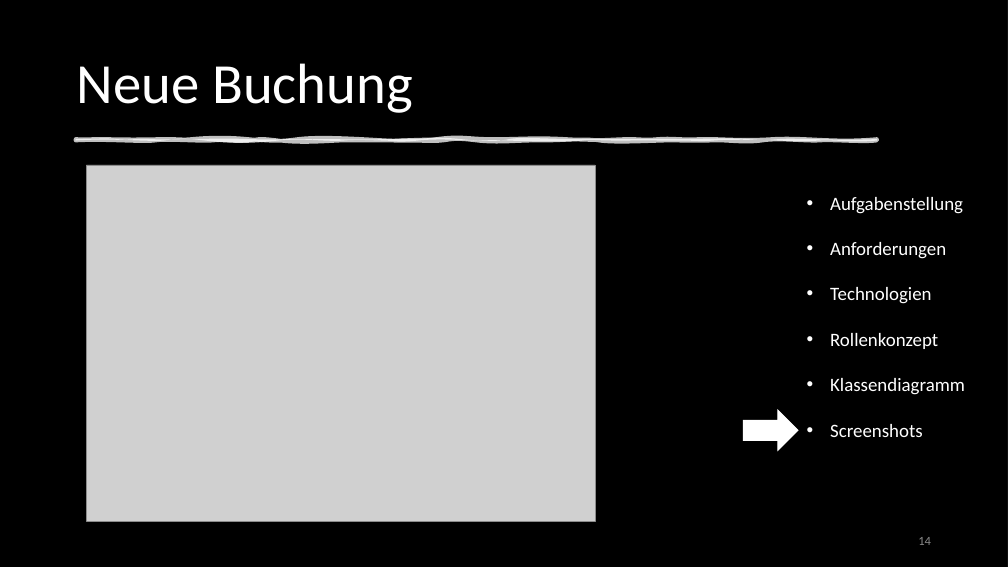
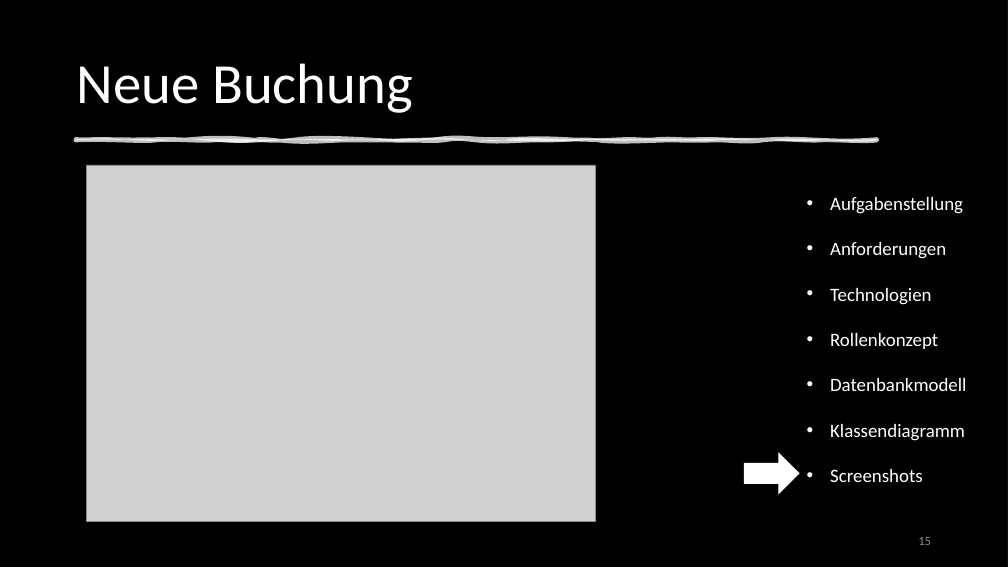
Before and after one commit to DennisWandschura/Profitabilitaet, a slide deck: slide 15 of Präst_Profitabilität.pptx (slide 14 before the commit). Drawn at 1008x567 pixels with LibreOffice and Linux fonts; fonts in the diff are those of the drawing; grey boxes stand for pictures; background and template pictures are left out; a plain dark background stands for a picture behind light text. Boxes give left, top, right and bottom in pixels: in the first picture for what was removed or moved away, otherwise in the second. Text is boxed around its words. In the diff, an @@ line names an element or a change of style, - is before the commit and + after.

```diff
--- a/Präst_Profitabilität.pptx
+++ b/Präst_Profitabilität.pptx
@@ text at [830, 378, 966, 391]: paragraph added @@
+• Datenbankmodell
@@ right arrow: place and size @@
-right arrow at [743, 411, 798, 451]
+right arrow at [745, 454, 799, 494]
@@ page number at [918, 537, 931, 545]: text changed @@
-14
+15
```
Also in this commit, not shown: 14 other slides changed, 1 slide added, 1 other file.
